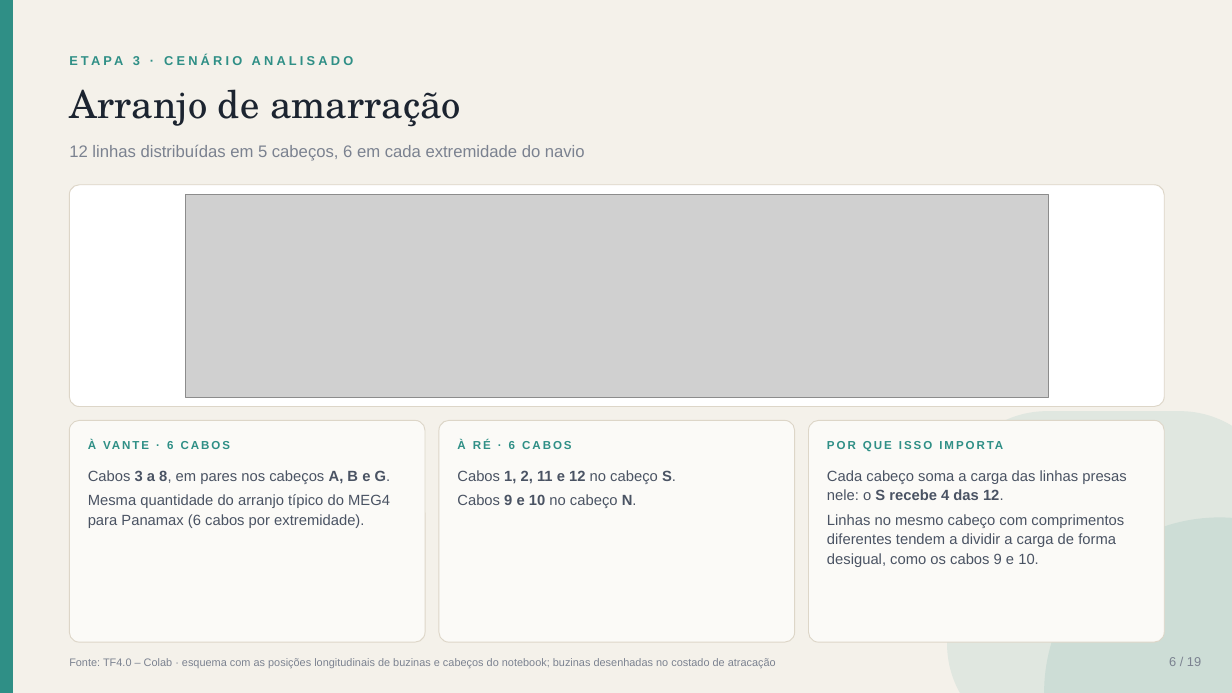
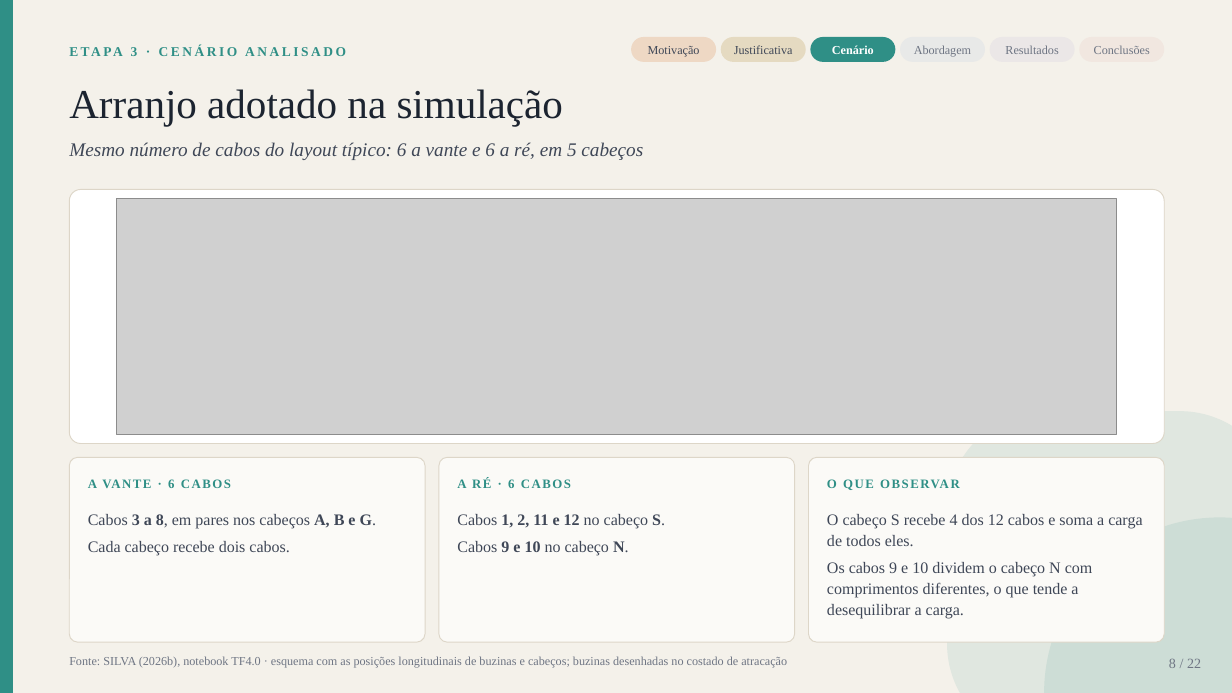
Before and after one commit to gustavogsilvaa/Apresentacao-Kiro, a slide deck: slide 8 of amarracao_v3/Apresentacao_TF_Amarracao_parcial.pptx (slide 6 before the commit). Drawn at 1232x693 pixels with LibreOffice and Linux fonts; fonts in the diff are those of the drawing; grey boxes stand for pictures. Boxes give left, top, right and bottom in pixels: in the first picture for what was removed or moved away, otherwise in the second. Text is boxed around its words. In the diff, an @@ line names an element or a change of style, - is before the commit and + after.

Commit message:
Aplica Times New Roman, melhora o fluxo de leitura e adiciona maré, layout do Panamax e referências

```diff
--- a/amarracao_v3/Apresentacao_TF_Amarracao_parcial.pptx
+++ b/amarracao_v3/Apresentacao_TF_Amarracao_parcial.pptx
@@ text "ETAPA 3 · CENÁRIO ANALISADO": place and size @@
-text "ETAPA 3 · CENÁRIO ANALISADO" at bbox=[133, 56, 140, 65]
+text "ETAPA 3 · CENÁRIO ANALISADO" at bbox=[131, 47, 138, 56]
@@ text "ETAPA 3 · CENÁRIO ANALISADO" at bbox=[131, 47, 138, 56]: size 10 to 10.5 pt, font Arial to Times New Roman, letter spacing 2.5 to 2 pt; line spacing 1.1 to 1.08 @@
@@ rounded rectangle added at bbox=[631, 37, 716, 62], fill #EED8C4 @@
@@ text added at bbox=[648, 46, 700, 56], 9.5 pt, text #3F4757 @@
+Motivação
@@ rounded rectangle added at bbox=[721, 37, 806, 62], fill #E5DAC1 @@
@@ text added at bbox=[734, 45, 793, 54], 9.5 pt, text #3F4757 @@
+Justificativa
@@ rounded rectangle added at bbox=[811, 37, 896, 62], fill #2F8F86 @@
@@ text added at bbox=[832, 45, 874, 54], 9.5 pt, text #FFFFFF, bold @@
+Cenário
@@ rounded rectangle added at bbox=[900, 37, 985, 62], fill #E8E9E8 @@
@@ text added at bbox=[914, 45, 971, 56], 9.5 pt, text #6F7684 @@
+Abordagem
@@ rounded rectangle added at bbox=[990, 37, 1075, 62], fill #EBE7E7 @@
@@ text added at bbox=[1005, 45, 1058, 54], 9.5 pt, text #6F7684 @@
+Resultados
@@ rounded rectangle added at bbox=[1080, 37, 1165, 62], fill #F1E7E0 @@
@@ text added at bbox=[1094, 45, 1150, 54], 9.5 pt, text #6F7684 @@
+Conclusões
@@ text at bbox=[69, 89, 563, 126]: text changed; size 30 to 32 pt; font TeX Gyre Schola to Times New Roman @@
-Arranjo de amarração
+Arranjo adotado na simulação
@@ text at bbox=[69, 142, 643, 160]: text changed; size 13 to 15 pt; font Arial to Times New Roman; text colour #7B8290 to #3F4757; italic on @@
-12 linhas distribuídas em 5 cabeços, 6 em cada extremidade do navio
+Mesmo número de cabos do layout típico: 6 a vante e 6 a ré, em 5 cabeços
@@ rounded rectangle: place and size @@
-rounded rectangle at bbox=[69, 185, 1165, 407]
+rounded rectangle at bbox=[69, 189, 1165, 444]
@@ picture: place and size @@
-picture at bbox=[185, 194, 1048, 397]
+picture at bbox=[116, 199, 1117, 434]
@@ rounded rectangle: place and size @@
-rounded rectangle at bbox=[69, 421, 425, 642]
+rounded rectangle at bbox=[69, 457, 425, 642]
@@ text at bbox=[88, 479, 174, 488]: text changed; size 9 to 10 pt; font Arial to Times New Roman @@
-À VANTE · 6 CABOS
+A VANTE · 6 CABOS
@@ rounded rectangle: place and size @@
-rounded rectangle at bbox=[439, 421, 795, 642]
+rounded rectangle at bbox=[439, 457, 795, 642]
@@ text at bbox=[457, 479, 571, 488]: text changed; size 9 to 10 pt; font Arial to Times New Roman @@
-À RÉ · 6 CABOS
+A RÉ · 6 CABOS
@@ rounded rectangle: place and size @@
-rounded rectangle at bbox=[809, 421, 1165, 642]
+rounded rectangle at bbox=[809, 457, 1165, 642]
@@ text at bbox=[827, 479, 837, 488]: text changed; size 9 to 10 pt; font Arial to Times New Roman @@
-POR QUE ISSO IMPORTA
+O QUE OBSERVAR
@@ text "Cabos 3 a 8, em ...": place and size @@
-text "Cabos 3 a 8, em ..." at bbox=[88, 470, 391, 528]
+text "Cabos 3 a 8, em ..." at bbox=[88, 514, 377, 556]
@@ text "Cabos 1, 2, 11 e ...": place and size @@
-text "Cabos 1, 2, 11 e ..." at bbox=[457, 470, 676, 508]
+text "Cabos 1, 2, 11 e ..." at bbox=[457, 514, 665, 556]
@@ text "Cabos 1, 2, 11 e ..." at bbox=[457, 514, 665, 556]: size 11.5 to 12.5 pt, font Arial to Times New Roman, text colour #4A5363 to #3F4757; line spacing 1.1 to 1.08; more space between paragraphs @@
@@ text at bbox=[88, 514, 377, 529]: size 11.5 to 12.5 pt, font Arial to Times New Roman, text colour #4A5363 to #3F4757 in "Cabos 3 a 8, em pares nos ..."; line spacing 1.1 to 1.08 @@
@@ text at bbox=[827, 514, 1142, 619]: text changed; size 11.5 to 12.5 pt; font Arial to Times New Roman; text colour #4A5363 to #3F4757 @@
-Cada cabeço soma a carga das linhas presas nele: o S recebe 4 das 12.
-Linhas no mesmo cabeço com comprimentos diferentes tendem a dividir a carga de forma desigual, como os cabos 9 e 10.
+O cabeço S recebe 4 dos 12 cabos e soma a carga de todos eles.
+Os cabos 9 e 10 dividem o cabeço N com comprimentos diferentes, o que tende a desequilibrar a carga.
@@ text at bbox=[88, 541, 289, 556]: text changed; size 11.5 to 12.5 pt; font Arial to Times New Roman; text colour #4A5363 to #3F4757 @@
-Mesma quantidade do arranjo típico do MEG4 para Panamax (6 cabos por extremidade).
+Cada cabeço recebe dois cabos.
@@ text at bbox=[69, 656, 787, 668]: text changed; size 8.5 to 9.5 pt; font Arial to Times New Roman; text colour #7B8290 to #6F7684 @@
-Fonte: TF4.0 – Colab · esquema com as posições longitudinais de buzinas e cabeços do notebook; buzinas desenhadas no costado de atracação
+Fonte: SILVA (2026b), notebook TF4.0 · esquema com as posições longitudinais de buzinas e cabeços; buzinas desenhadas no costado de atracação
@@ text at bbox=[1169, 659, 1201, 668]: text changed; size 10 to 11 pt; font Arial to Times New Roman; text colour #7B8290 to #6F7684 @@
-6 / 19
+8 / 22
```
Also in this commit, not shown: 18 other slides changed, 3 slides added, 11 other files.
